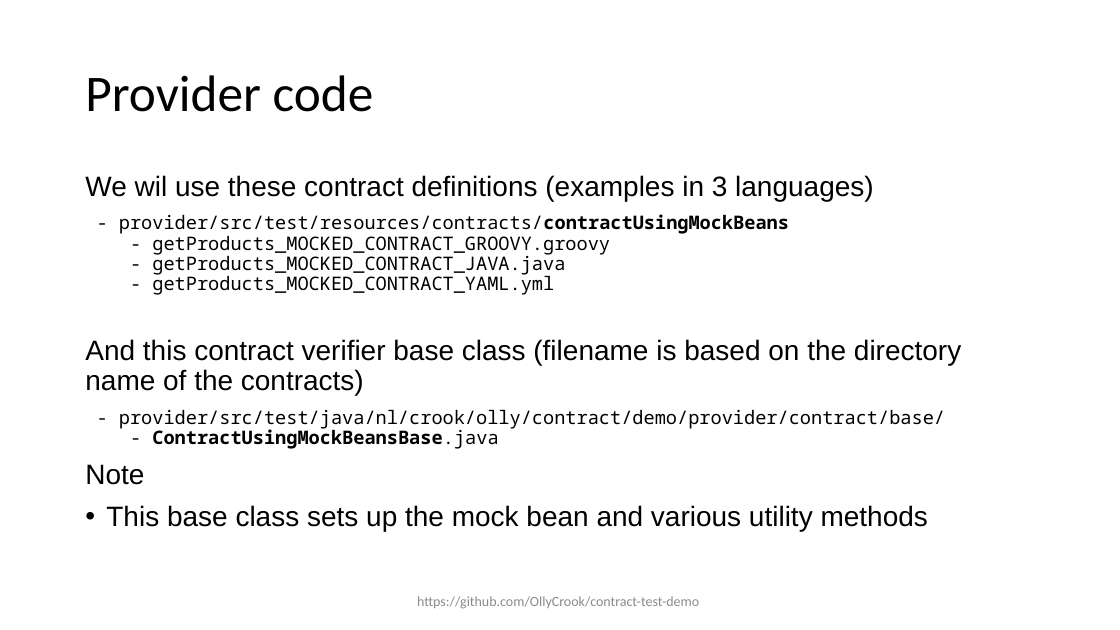
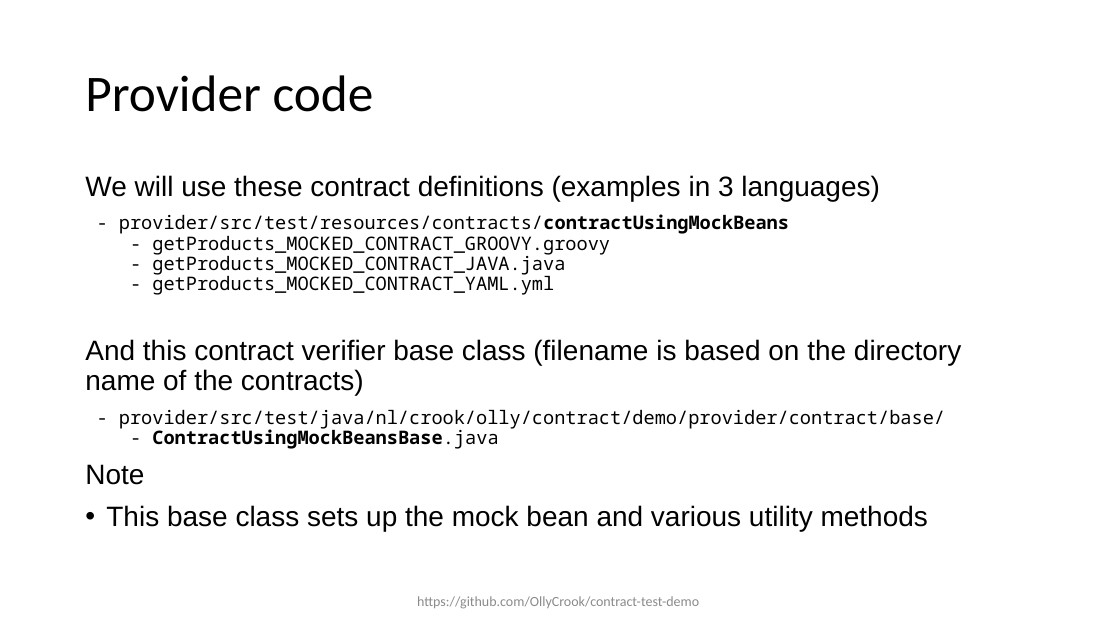
Before and after one commit to OllyCrook/contract-test-demo, a slide deck: slide 18 of Contract-testing-presentation.pptx. Drawn at 1120x630 pixels with LibreOffice and Linux fonts; fonts in the diff are those of the drawing. Boxes give left, top, right and bottom in pixels: in the first picture for what was removed or moved away, otherwise in the second. Text is boxed around its words. In the diff, an @@ line names an element or a change of style, - is before the commit and + after.

```diff
--- a/Contract-testing-presentation.pptx
+++ b/Contract-testing-presentation.pptx
@@ text at (85, 175, 880, 201): text changed @@
-We wil use these contract definitions (examples in 3 languages)
+We will use these contract definitions (examples in 3 languages)
```
Also in this commit, not shown: 3 other slides changed, 16 other files.
